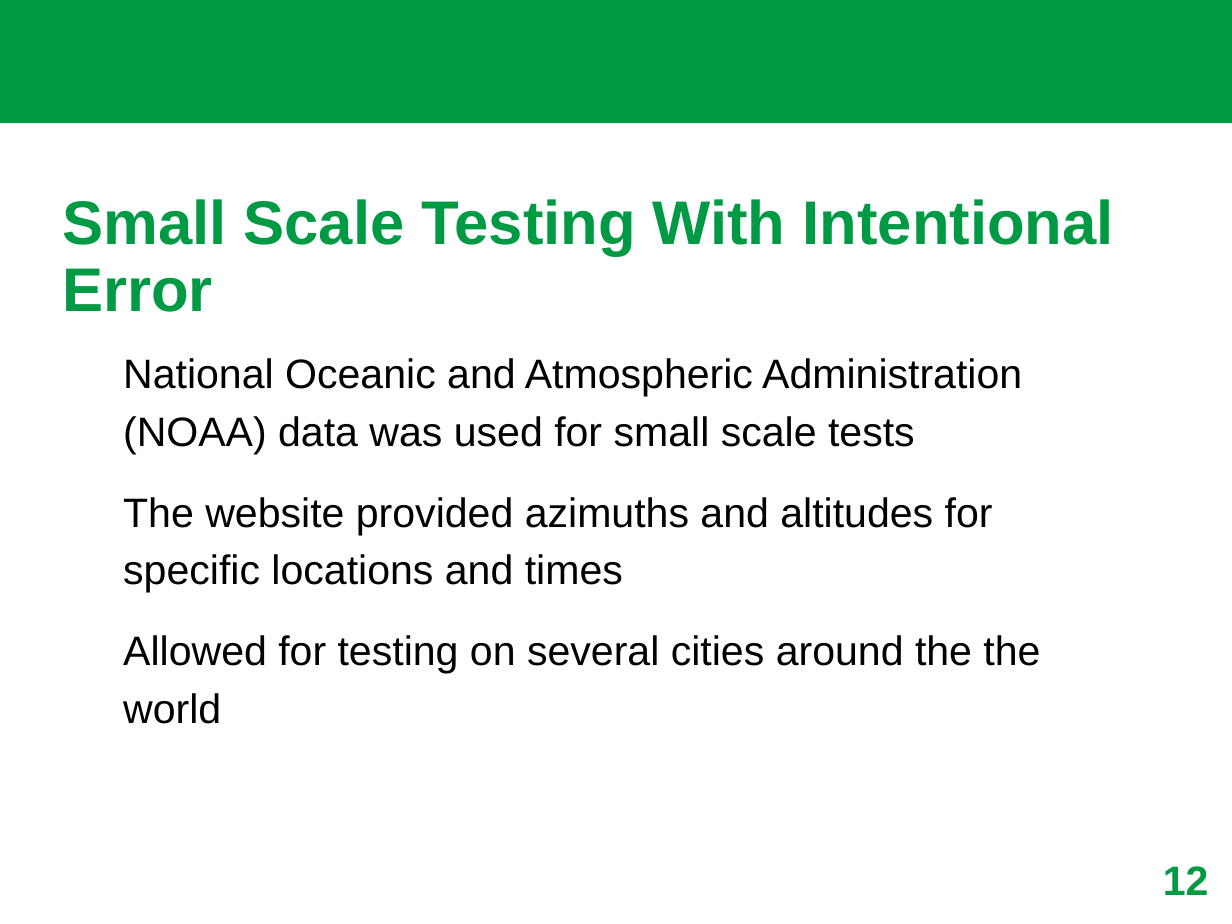
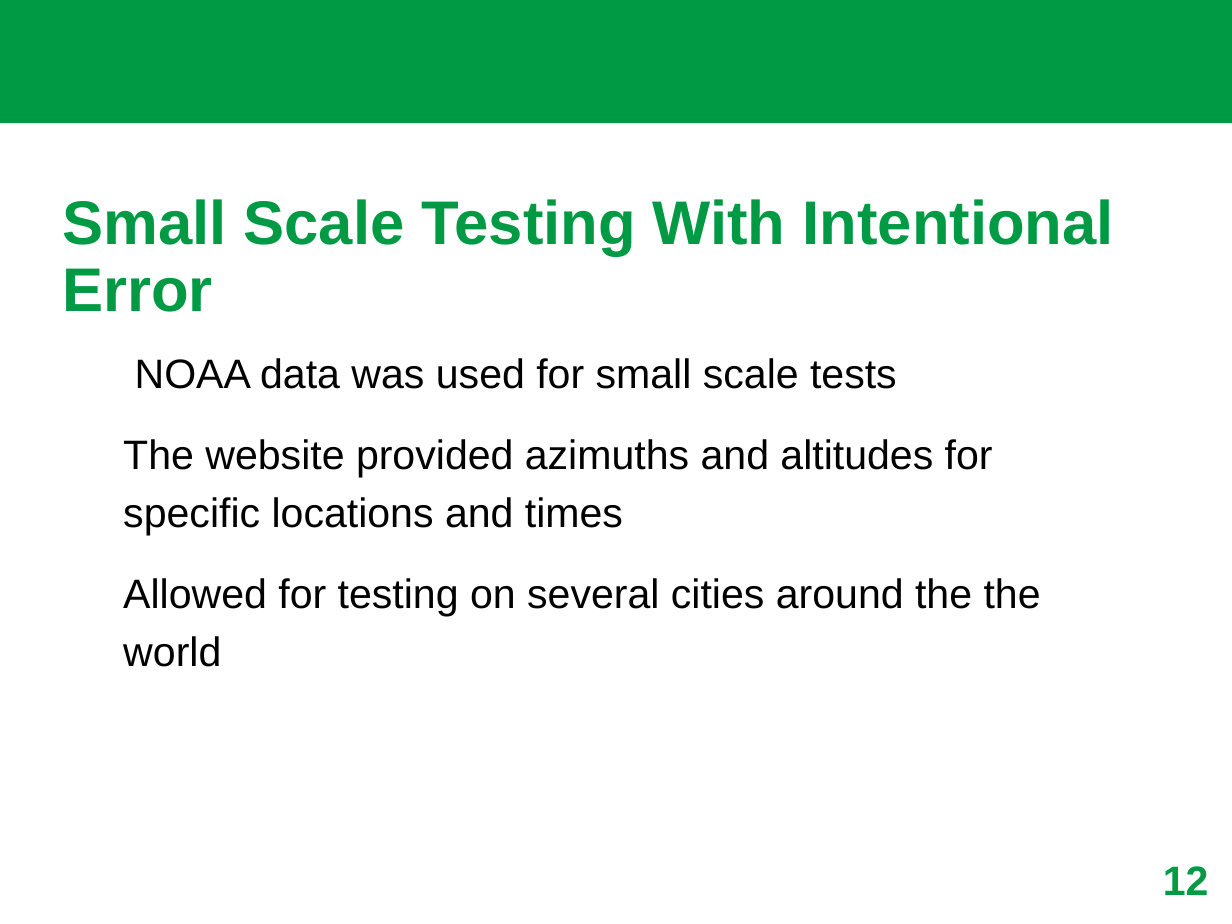
Before and after one commit to brownjordan317/sun_based_localization, a slide deck: slide 12 of Sun_check_algorithm/sun_based_loacalization.pptx. Drawn at 1232x924 pixels with LibreOffice and Linux fonts; fonts in the diff are those of the drawing; background and template pictures are left out. Boxes give left, top, right and bottom in pixels: in the first picture for what was removed or moved away, otherwise in the second. Text is boxed around its words. In the diff, an @@ line names an element or a change of style, - is before the commit and + after.

```diff
--- a/Sun_check_algorithm/sun_based_loacalization.pptx
+++ b/Sun_check_algorithm/sun_based_loacalization.pptx
@@ text at box(135, 358, 897, 389): text changed @@
-National Oceanic and Atmospheric Administration (NOAA) data was used for small scale tests
+NOAA data was used for small scale tests
```
Also in this commit, not shown: 1 other slide changed, 1 slide added, 1 slide removed, 15 other files.
